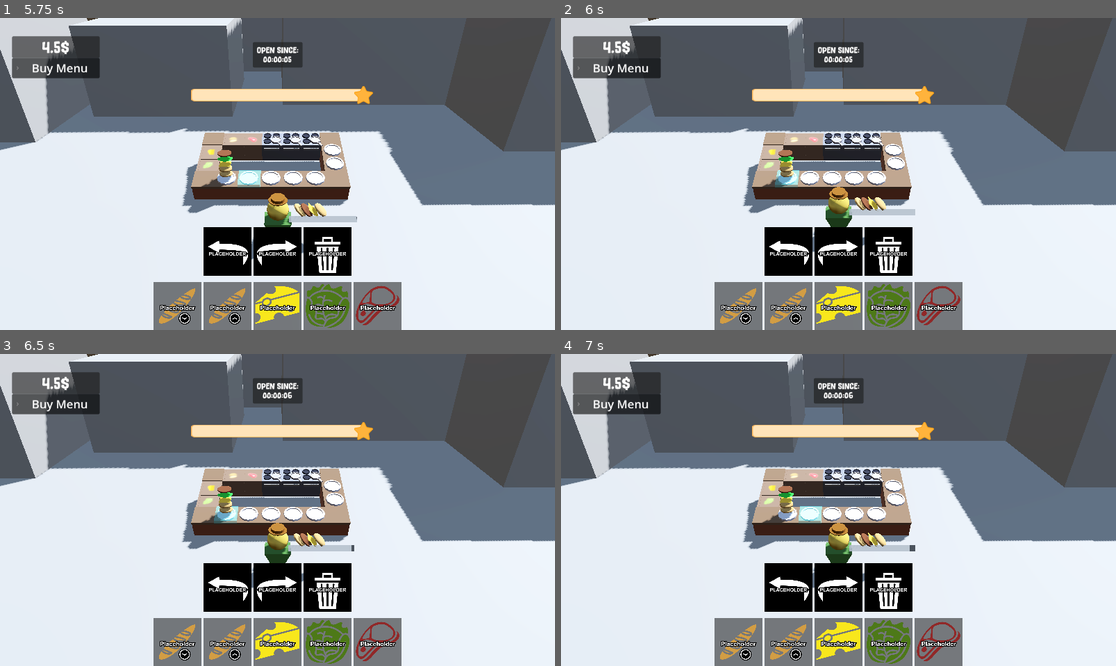
Above: before the commit, frames 1-4 (two rows, left to right).
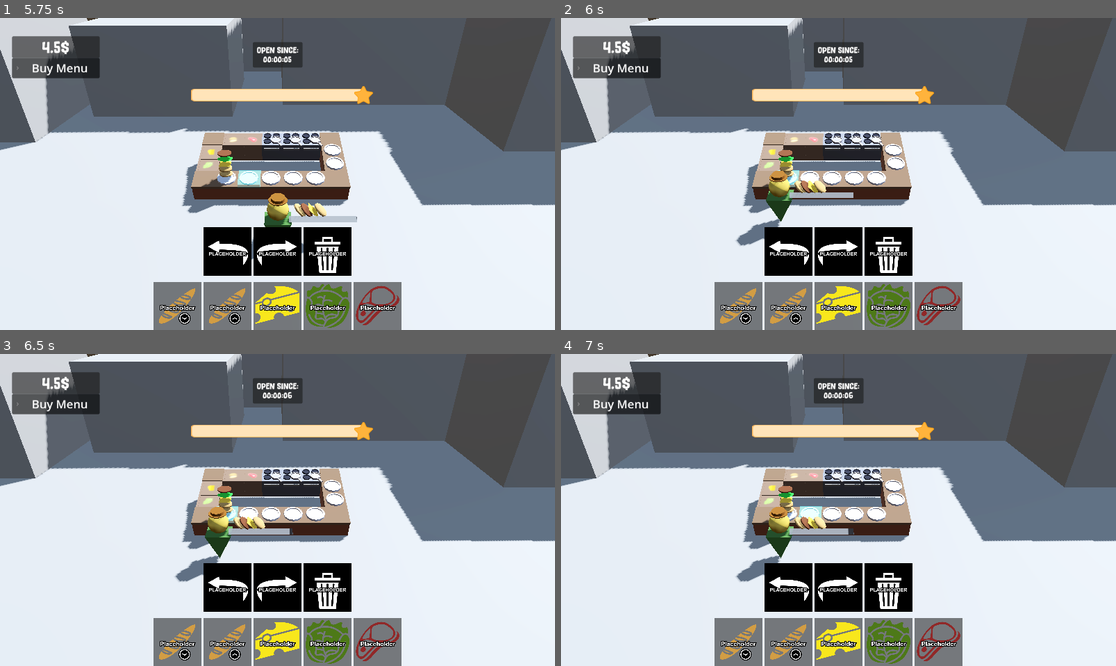
Above: after the commit, the same moments.

Repository: thewasmans/2026-game-jam-burger-truck
Game: Godot game, scene res://scenes/main.tscn
Same seed, same stepped clock (60 frames per second), same inputs: the game is played once before the commit and once after it.
Inputs (mouse positions are in pixels of both pictures, inside the frame that each line leads up to):
- Up to frame 1 (5.75 s): click (177, 305) at 0.52 s; click (227, 305) at 1.27 s; click (277, 305) at 2.02 s; click (327, 305) at 2.77 s; click (377, 305) at 3.52 s; click (227, 252) at 4.25 s; click (277, 252) at 5 s
- Up to frame 2 (6 s): click (788, 252) at 5.75 s
- Up to frame 3 (6.5 s): no input
- Up to frame 4 (7 s): click (838, 588) at 6.5 s

Frame 1 is identical in both runs. In frame 2, 2.0% of the frame differs, in the area x 31-64%, y 48-76%; in frame 3, 2.0%; in frame 4, 2.0%.

Commit message:
Add assign client to plates

Diff:
--- a/scenes/main.tscn
+++ b/scenes/main.tscn
@@ -24,14 +24,13 @@
 [ext_resource type="Resource" uid="uid://da52klgb8iem0" path="res://data/ingredients/steak.tres" id="19_yq6so"]
 [ext_resource type="Texture2D" uid="uid://bbtfkx7mh5t6o" path="res://contents/ui/assets/trash.png" id="20_2wyq8"]
 [ext_resource type="PackedScene" uid="uid://cnqxm7mb2fw5c" path="res://contents/vfx/smoke_vfx.tscn" id="20_pm3ni"]
-[ext_resource type="PackedScene" uid="uid://dnlc8nnqtb4l2" path="res://contents/3d/kitchen/counter/counter.gltf" id="21_2wyq8"]
+[ext_resource type="PackedScene" uid="uid://0xjac1r22bli" path="res://contents/3d/kitchen/stove/stove.gltf" id="21_vxglm"]
 [ext_resource type="PackedScene" uid="uid://nv67orp1v886" path="res://scenes/selector.tscn" id="22_y6deb"]
 
-[sub_resource type="Resource" id="Resource_vxglm"]
+[sub_resource type="Resource" id="Resource_2wyq8"]
 script = ExtResource("19_og1vs")
 icon = ExtResource("20_2wyq8")
-model_3d = ExtResource("21_2wyq8")
-price = 23.0
+model_3d = ExtResource("21_vxglm")
 metadata/_custom_type_script = "uid://cby3s6lg60sk5"
 
 [sub_resource type="StandardMaterial3D" id="StandardMaterial3D_0wfyh"]
@@ -58,17 +57,18 @@
 [sub_resource type="BoxMesh" id="BoxMesh_jyhfs"]
 size = Vector3(10, 10, 10)
 
-[node name="Main" type="Node3D" unique_id=113603498 node_paths=PackedStringArray("snack_truck", "game_ui", "spawner", "anchor_plates", "plate_selector", "vfx_burger_disappear")]
+[node name="Main" type="Node3D" unique_id=113603498 node_paths=PackedStringArray("snack_truck", "game_ui", "spawner", "anchor_plates", "anchor_plates_clients", "plate_selector", "vfx_burger_disappear")]
 script = ExtResource("4_abcde")
 snack_truck = NodePath("Level/Kitchen")
 game_ui = NodePath("GameUI")
 spawner = NodePath("Level/HungryClientSpawner")
 burgers_data = Array[ExtResource("2_jkv2x")]([ExtResource("3_jbj1t"), ExtResource("4_muem4"), ExtResource("5_dp3eg"), ExtResource("6_0ld40"), ExtResource("7_gqmmt"), ExtResource("8_yc10j"), ExtResource("9_jscy8"), ExtResource("10_pm3ni"), ExtResource("11_y6deb"), ExtResource("12_og1vs")])
 ingredients_data = Array[ExtResource("13_pm3ni")]([ExtResource("14_y6deb"), ExtResource("15_og1vs"), ExtResource("16_2wyq8"), ExtResource("17_vxglm"), ExtResource("19_yq6so")])
-anchor_plates = [NodePath("Level/Kitchen/AnchorPlate/AnchorPlate01"), NodePath("Level/Kitchen/AnchorPlate/AnchorPlate02"), NodePath("Level/Kitchen/AnchorPlate/AnchorPlate03"), NodePath("Level/Kitchen/AnchorPlate/AnchorPlate04"), NodePath("Level/Kitchen/AnchorPlate/AnchorPlate05")]
+anchor_plates = [NodePath("Level/Kitchen/AnchorPlateFood/AnchorPlate01"), NodePath("Level/Kitchen/AnchorPlateFood/AnchorPlate02"), NodePath("Level/Kitchen/AnchorPlateFood/AnchorPlate03"), NodePath("Level/Kitchen/AnchorPlateFood/AnchorPlate04"), NodePath("Level/Kitchen/AnchorPlateFood/AnchorPlate05")]
+anchor_plates_clients = [NodePath("Level/Kitchen/AnchorPlateClients/AnchorPlate08"), NodePath("Level/Kitchen/AnchorPlateClients/AnchorPlate09"), NodePath("Level/Kitchen/AnchorPlateClients/AnchorPlate10"), NodePath("Level/Kitchen/AnchorPlateClients/AnchorPlate11"), NodePath("Level/Kitchen/AnchorPlateClients/AnchorPlate12")]
 plate_selector = NodePath("Level/Selector")
-vfx_burger_disappear = NodePath("Level/Kitchen/AnchorPlate/VFX Burger Disappear/GPUParticles3D")
-furnitures_data = Array[ExtResource("19_og1vs")]([SubResource("Resource_vxglm")])
+vfx_burger_disappear = NodePath("Level/Kitchen/AnchorPlateFood/VFX Burger Disappear/GPUParticles3D")
+furnitures = Array[ExtResource("19_og1vs")]([SubResource("Resource_2wyq8")])
 
 [node name="Global" type="Node" parent="." unique_id=1804165768]
 
@@ -91,31 +91,48 @@
 transform = Transform3D(1, 0, 0, 0, 1, 0, 0, 0, 1, 7.507998, 0, 0)
 mesh = SubResource("SphereMesh_0wfyh")
 
-[node name="AnchorPlate" type="Node3D" parent="Level/Kitchen" unique_id=1635520529]
+[node name="AnchorPlateFood" type="Node3D" parent="Level/Kitchen" unique_id=1635520529]
 
-[node name="VFX Burger Disappear" parent="Level/Kitchen/AnchorPlate" unique_id=869497307 instance=ExtResource("20_pm3ni")]
+[node name="VFX Burger Disappear" parent="Level/Kitchen/AnchorPlateFood" unique_id=869497307 instance=ExtResource("20_pm3ni")]
 transform = Transform3D(-1, 0, 8.742278e-08, 0, 1, 0, -8.742278e-08, 0, -1, -0.09317541, 1.1247842, 1.7059641)
 
-[node name="AnchorPlate01" type="Node3D" parent="Level/Kitchen/AnchorPlate" unique_id=124030163]
+[node name="AnchorPlate01" type="Node3D" parent="Level/Kitchen/AnchorPlateFood" unique_id=124030163]
 transform = Transform3D(1, 0, 0, 0, 1, 0, 0, 0, 1, -2.001902, 0.97140896, 1.603271)
 
-[node name="AnchorPlate02" type="Node3D" parent="Level/Kitchen/AnchorPlate" unique_id=200803847]
+[node name="AnchorPlate02" type="Node3D" parent="Level/Kitchen/AnchorPlateFood" unique_id=200803847]
 transform = Transform3D(1, 0, 0, 0, 1, 0, 0, 0, 1, -0.9709521, 0.97140896, 1.603271)
 
-[node name="AnchorPlate03" type="Node3D" parent="Level/Kitchen/AnchorPlate" unique_id=1540901818]
+[node name="AnchorPlate03" type="Node3D" parent="Level/Kitchen/AnchorPlateFood" unique_id=1540901818]
 transform = Transform3D(1, 0, 0, 0, 1, 0, 0, 0, 1, -0.0007827282, 0.97140896, 1.603271)
 
-[node name="AnchorPlate04" type="Node3D" parent="Level/Kitchen/AnchorPlate" unique_id=1061810154]
+[node name="AnchorPlate04" type="Node3D" parent="Level/Kitchen/AnchorPlateFood" unique_id=1061810154]
 transform = Transform3D(1, 0, 0, 0, 1, 0, 0, 0, 1, 1.0012841, 0.97140896, 1.603271)
 
-[node name="AnchorPlate05" type="Node3D" parent="Level/Kitchen/AnchorPlate" unique_id=1882925386]
+[node name="AnchorPlate05" type="Node3D" parent="Level/Kitchen/AnchorPlateFood" unique_id=1882925386]
 transform = Transform3D(1, 0, 0, 0, 1, 0, 0, 0, 1, 2.0318427, 0.97140896, 1.603271)
 
-[node name="AnchorPlate06" type="Node3D" parent="Level/Kitchen/AnchorPlate" unique_id=1019934734]
+[node name="AnchorPlate06" type="Node3D" parent="Level/Kitchen/AnchorPlateFood" unique_id=1019934734]
 transform = Transform3D(1, 0, 0, 0, 1, 0, 0, 0, 1, 3.0307477, 1.2293506, 0.6174693)
 
-[node name="AnchorPlate07" type="Node3D" parent="Level/Kitchen/AnchorPlate" unique_id=2115886505]
+[node name="AnchorPlate07" type="Node3D" parent="Level/Kitchen/AnchorPlateFood" unique_id=2115886505]
 transform = Transform3D(1, 0, 0, 0, 1, 0, 0, 0, 1, 3.0307477, 1.4226, -0.35319567)
+
+[node name="AnchorPlateClients" type="Node3D" parent="Level/Kitchen" unique_id=425371094]
+
+[node name="AnchorPlate08" type="Node3D" parent="Level/Kitchen/AnchorPlateClients" unique_id=499575583]
+transform = Transform3D(1, 0, 0, 0, 1, 0, 0, 0, 1, -2.0019019, 0.40174246, 2.6469977)
+
+[node name="AnchorPlate09" type="Node3D" parent="Level/Kitchen/AnchorPlateClients" unique_id=1653963282]
+transform = Transform3D(1, 0, 0, 0, 1, 0, 0, 0, 1, -0.97095233, 0.40174246, 2.646998)
+
+[node name="AnchorPlate10" type="Node3D" parent="Level/Kitchen/AnchorPlateClients" unique_id=937849001]
+transform = Transform3D(1, 0, 0, 0, 1, 0, 0, 0, 1, -0.0007828176, 0.40174246, 2.646998)
+
+[node name="AnchorPlate11" type="Node3D" parent="Level/Kitchen/AnchorPlateClients" unique_id=1496209612]
+transform = Transform3D(1, 0, 0, 0, 1, 0, 0, 0, 1, 1.001284, 0.40174246, 2.646998)
+
+[node name="AnchorPlate12" type="Node3D" parent="Level/Kitchen/AnchorPlateClients" unique_id=1285739853]
+transform = Transform3D(1, 0, 0, 0, 1, 0, 0, 0, 1, 2.0318427, 0.40174246, 2.6469982)
 
 [node name="Selector" parent="Level" unique_id=375739968 instance=ExtResource("22_y6deb")]
 transform = Transform3D(1, 0, 0, 0, 0.980782, 0.19510747, 0, -0.19510747, 0.980782, 0.31791592, 0.8635261, 4.795539)
@@ -164,4 +181,4 @@
 [connection signal="child_entered_tree" from="Level" to="." method="on_child_entered_tree"]
 [connection signal="child_entered_tree" from="GameUI" to="GameUI" method="_on_child_entered_tree"]
 
-[editable path="Level/Kitchen/AnchorPlate/VFX Burger Disappear"]
+[editable path="Level/Kitchen/AnchorPlateFood/VFX Burger Disappear"]
--- a/scripts/main.gd
+++ b/scripts/main.gd
@@ -27,12 +27,14 @@
 @export var burgers_data: Array[BurgerData]
 @export var ingredients_data: Array[Ingredient]
 @export var anchor_plates: Array[Node3D]
+@export var anchor_plates_clients: Array[Node3D]
 @export var plate_selector: Node3D
 @export var vfx_burger_disappear: GPUParticles3D
 @export var default_amount_money: float = 10.0
-@export var plates_availalble:Dictionary[Node3D, HungryClient] = {}
-@export var furnitures_data:Array[Furniture]
+@export var furnitures:Array[Furniture]
 
+var _plates_availalble:Dictionary[Node3D, HungryClient] = {}
+var _waiting_queue: Array[HungryClient] = []
 var _clients: Array[HungryClient] = []
 var _money: float = 0
 var _plates: Array[Plate]
@@ -47,7 +49,6 @@
 func _ready() -> void:
 	snack_truck.reputation_changed.connect(game_ui.on_reputation_changed)
 	game_ui.init_buttons_ingredients(ingredients_data)
-	game_ui.init_buttons_furnitures(furnitures_data)
 	game_ui.select_plate_changed.connect(plate_selected_changed)
 	game_ui.deleted_current_plate.connect(flush_current_plate)
 	for button in game_ui.ingredients_buttons:
@@ -55,6 +56,10 @@
 		button.pressed.connect(add_ingredient_on_plate.bind(ingredient))
 	for anchor in anchor_plates:
 		_plates.append(Plate.new(anchor))
+
+	for anchor in anchor_plates_clients:
+		_plates_availalble[anchor] = null
+
 	_money = default_amount_money
 	game_ui.set_money_value(default_amount_money)
 	plate_selected_changed(0)
@@ -70,6 +75,7 @@
 			client.set_burger(burger_data)
 		client.leaving_hungry.connect(on_enemy_leaving_hungry.bind(client))
 		client.waiting_food.connect(check_all_burgers)
+		client.waiting_food.connect(on_client_waiting_food.bind(client))
 		_clients.append(client)
 		client.leaved.connect(free_client.bind(client))
 
@@ -78,7 +84,28 @@
 
 func on_enemy_leaving_hungry(client:HungryClient) -> void:
 	_clients.erase(client)
+	_waiting_queue.erase(client)
+	release_client_plate(client)
 	snack_truck.take_damage(1)
+
+func on_client_waiting_food(client: HungryClient) -> void:
+	_waiting_queue.append(client)
+	assign_clients_to_plates()
+	check_all_burgers()
+
+func assign_clients_to_plates() -> void:
+	for anchor: Node3D in anchor_plates_clients:
+		if _plates_availalble[anchor] == null and _waiting_queue.size() > 0:
+			var next_client: HungryClient = _waiting_queue.pop_front()
+			_plates_availalble[anchor] = next_client
+			next_client.global_position = anchor.global_position
+
+func release_client_plate(client: HungryClient) -> void:
+	for anchor: Node3D in _plates_availalble.keys():
+		if _plates_availalble[anchor] == client:
+			_plates_availalble[anchor] = null
+			break
+	assign_clients_to_plates()
 
 func add_ingredient_on_plate(ingredient:Ingredient):
 	if _money - ingredient.price < 0:
@@ -108,10 +135,12 @@
 	game_ui.set_money_value(_money)
 	plate.clear()
 	_clients.erase(client)
+	_waiting_queue.erase(client)
+	release_client_plate(client)
 
 func burger_match_with_client(burger: Array[Ingredient]) -> HungryClient:
 	for client: HungryClient in _clients:
-		if client.is_waiting:
+		if client.is_waiting and client in _plates_availalble.values():
 			var request_ingredients: Array[Ingredient] = client._burger_request.ingredients
 			var is_match: bool = true
 
